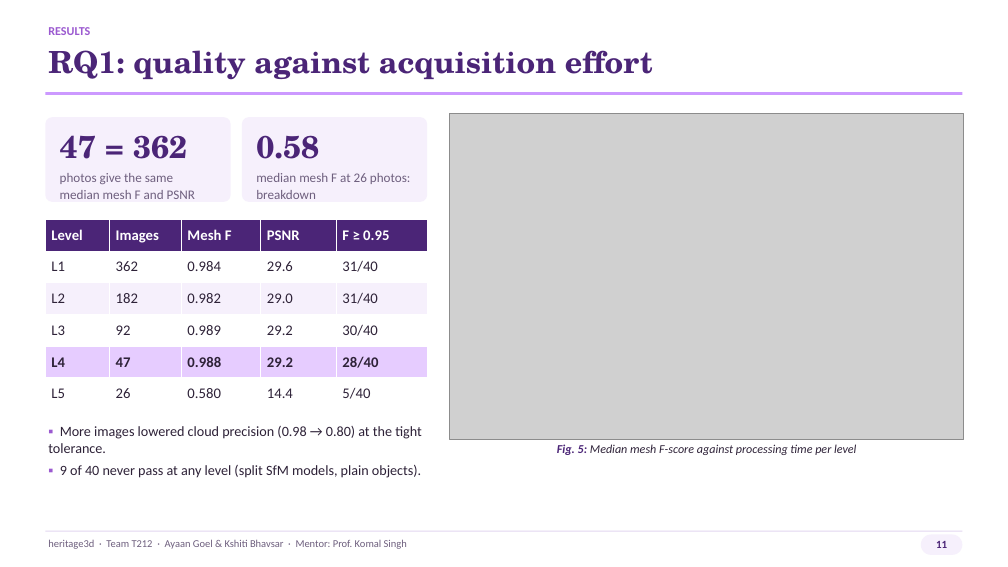
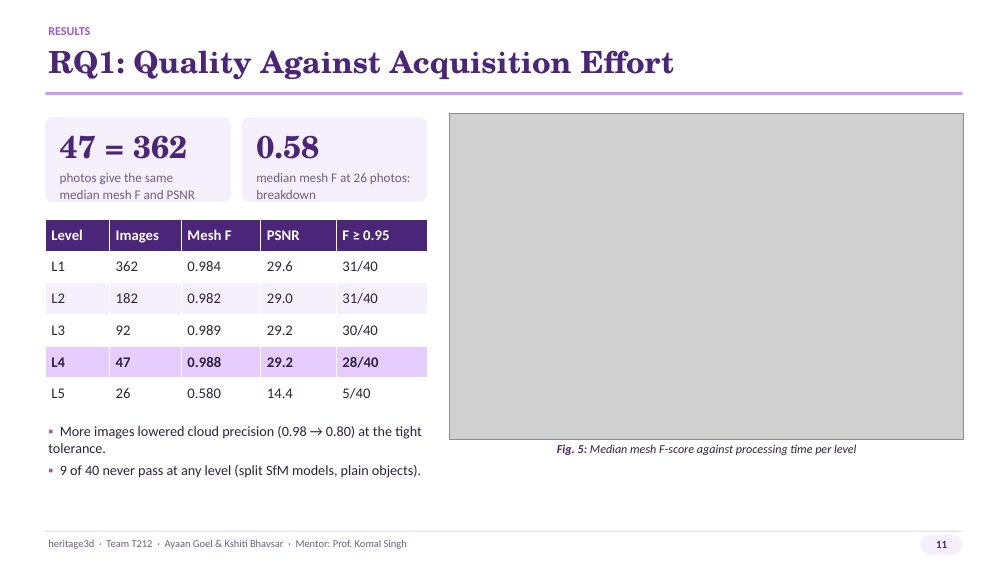
Before and after one commit to ayaan-goel/heritage3d, a slide deck: slide 11 of Deliverables/Presentation/heritage3d_Presentation_v2.pptx. Drawn at 1008x567 pixels with LibreOffice and Linux fonts; fonts in the diff are those of the drawing; grey boxes stand for pictures. Boxes give left, top, right and bottom in pixels: in the first picture for what was removed or moved away, otherwise in the second. Text is boxed around its words. In the diff, an @@ line names an element or a change of style, - is before the commit and + after.

```diff
--- a/Deliverables/Presentation/heritage3d_Presentation_v2.pptx
+++ b/Deliverables/Presentation/heritage3d_Presentation_v2.pptx
@@ text at (48, 50, 675, 80): text changed @@
-RQ1: quality against acquisition effort
+RQ1: Quality Against Acquisition Effort
```
Also in this commit, not shown: 15 other slides changed, 1 other file.
